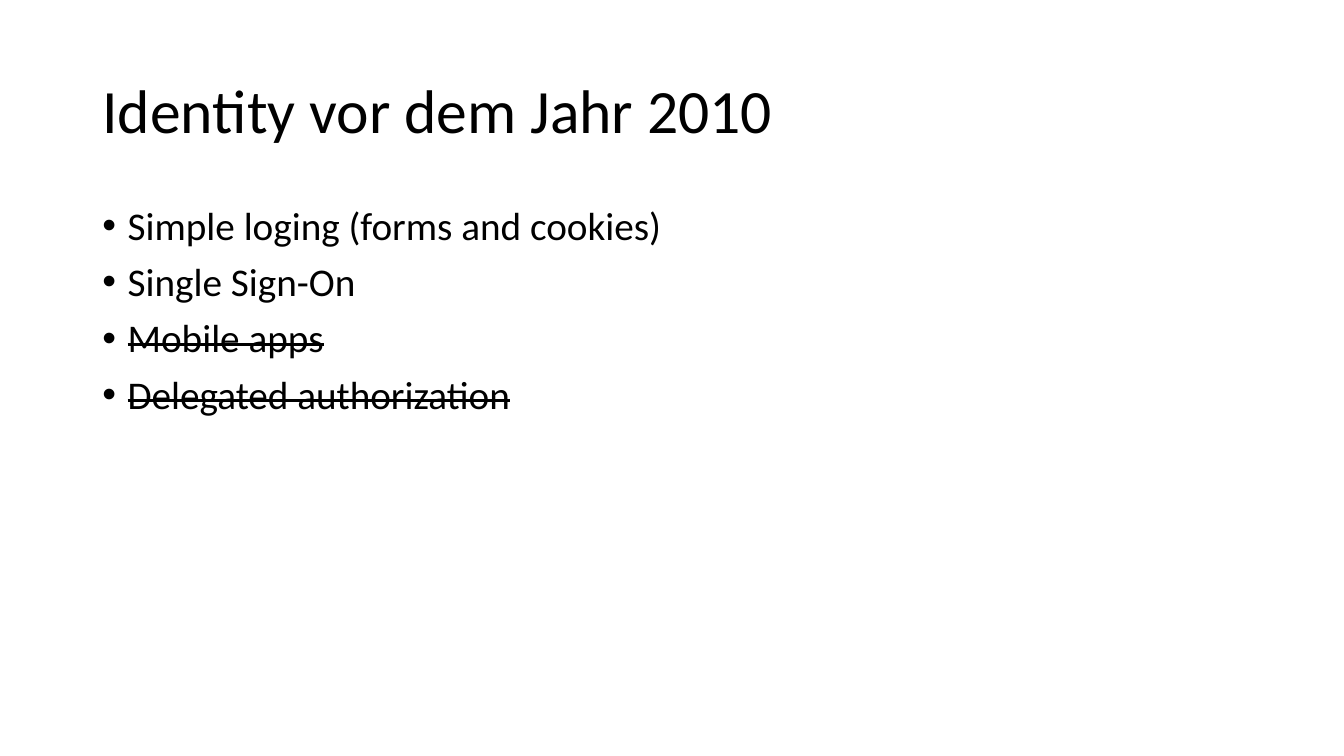
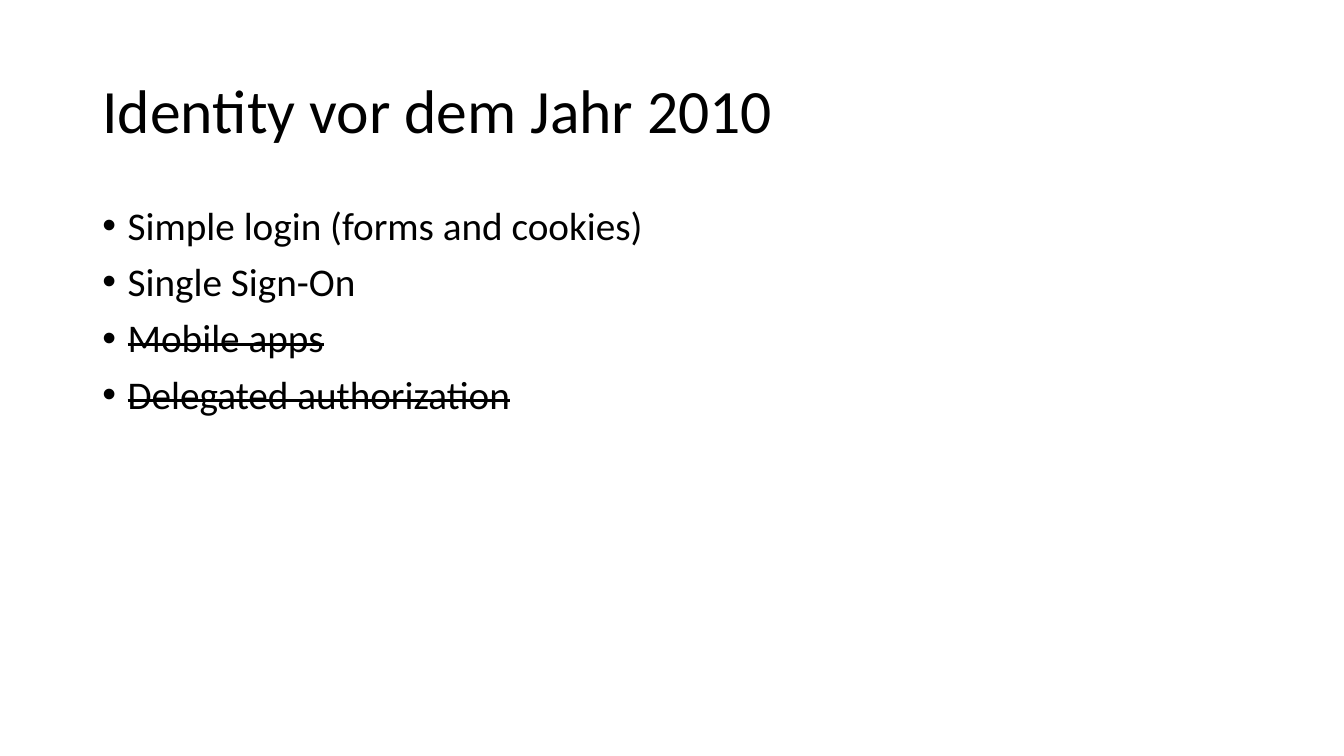
Before and after one commit to danielwagn3r/openid-workshop, a slide deck: slide 3 of OpenID & OAuth.pptx. Drawn at 1344x756 pixels with LibreOffice and Linux fonts; fonts in the diff are those of the drawing. Boxes give left, top, right and bottom in pixels: in the first picture for what was removed or moved away, otherwise in the second. Text is boxed around its words. In the diff, an @@ line names an element or a change of style, - is before the commit and + after.

```diff
--- a/OpenID & OAuth.pptx
+++ b/OpenID & OAuth.pptx
@@ text at [128,211,643,247]: text changed @@
-• Simple loging (forms and cookies)
+• Simple login (forms and cookies)
```
Also in this commit, not shown: 20 other slides changed, 1 slide added.
